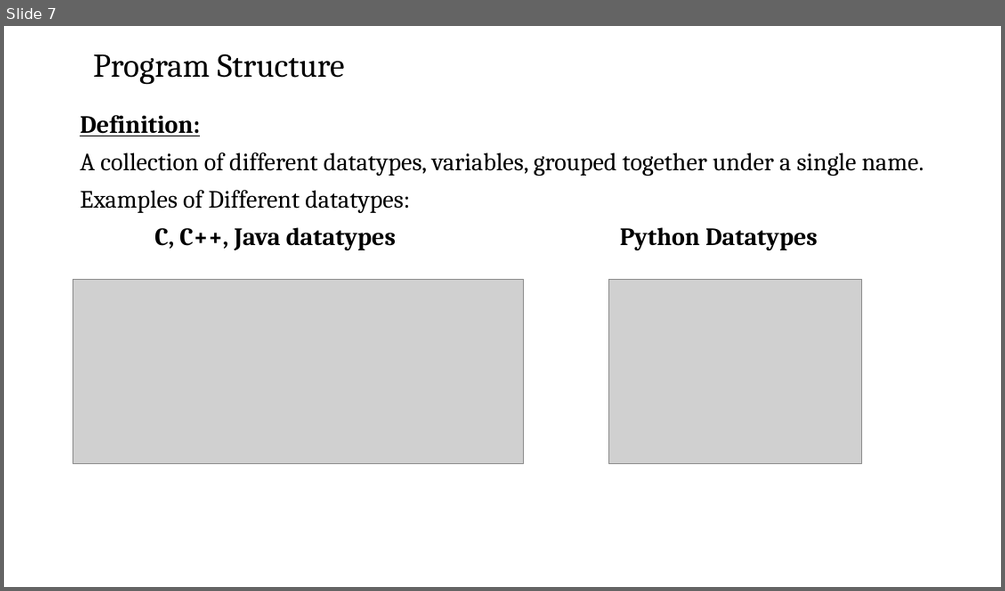
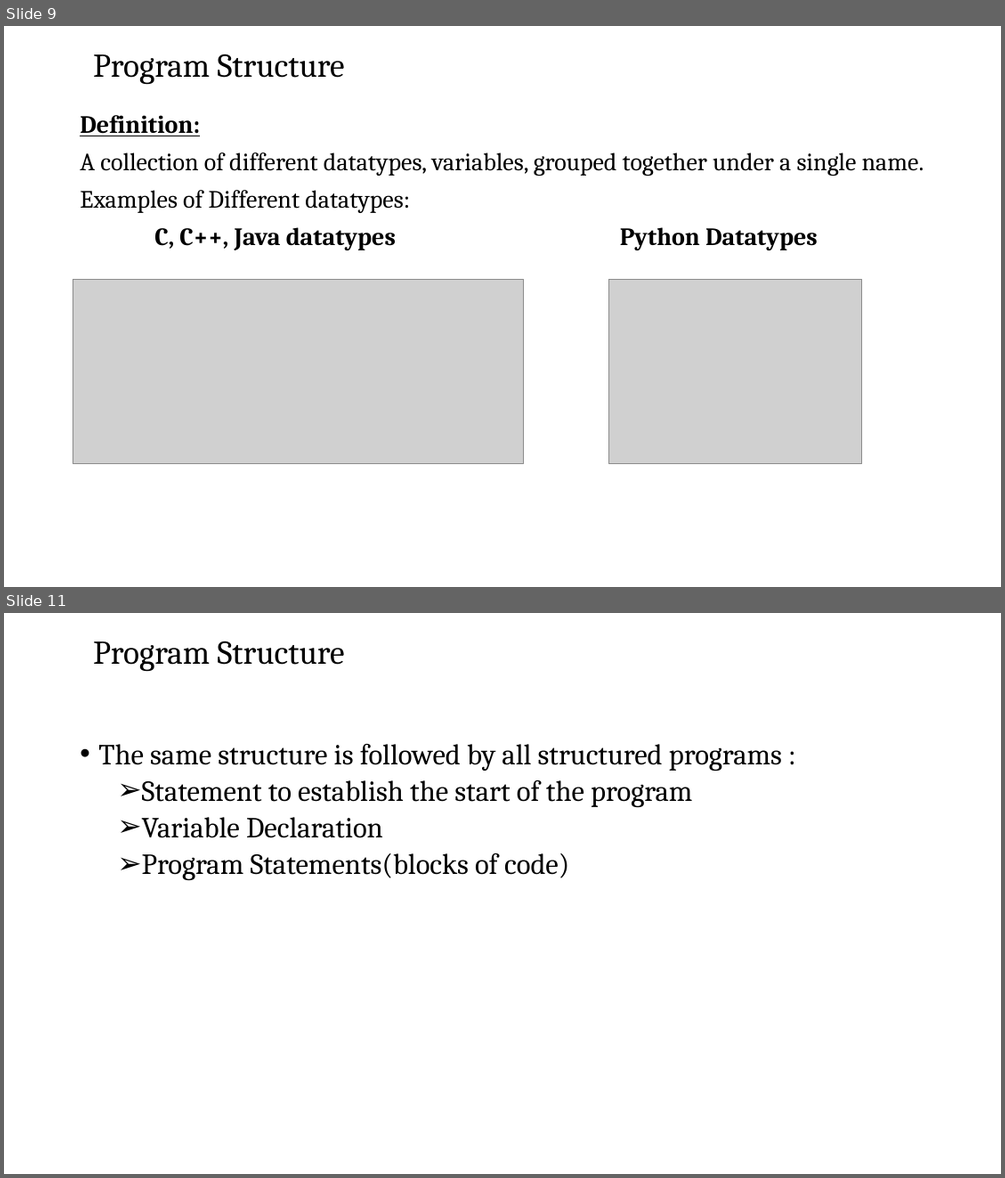
Before and after one commit to josiahkeaton/Training-Materials, a slide deck: Software Testing/Fundamentals of Computer & OS Concepts/Fundamentals of Computing session 6.pptx. Shown one above the other, each under a label of ours: slide 7 before the commit, slides 9 and 11 after it; the slides between them are not shown. The pictures are 1005x591 and 1005x1178 pixels, drawn with LibreOffice and Linux fonts; fonts in the diff are those of the drawing; grey boxes stand for pictures; background and template pictures are left out. Boxes give left, top, right and bottom in pixels: in the first picture for what was removed or moved away, otherwise in the second. Text is boxed around its words. In the diff, an @@ line names an element or a change of style, - is before the commit and + after.

Commit message:
ppt programming concept

```diff
--- a/Software Testing/Fundamentals of Computer & OS Concepts/Fundamentals of Computing session 6.pptx
+++ b/Software Testing/Fundamentals of Computer & OS Concepts/Fundamentals of Computing session 6.pptx
@@ slide 11 added at [4, 613, 1001, 1174], background picture (left out) @@
@@ title added at [93, 641, 345, 672], 32 pt, text #000000 @@
+Program Structure
@@ text added at [98, 744, 782, 880], 28 pt, text #000000 @@
+• The same structure is followed by all structured programs :
+  ➢ Statement to establish the start of the program
+  ➢ Variable Declaration
+  ➢ Program Statements(blocks of code)
@@ what was slide 7 is now slide 9 @@
```
Also in this commit, not shown: 3 slides changed, 17 other slides added, 1 slide removed.
